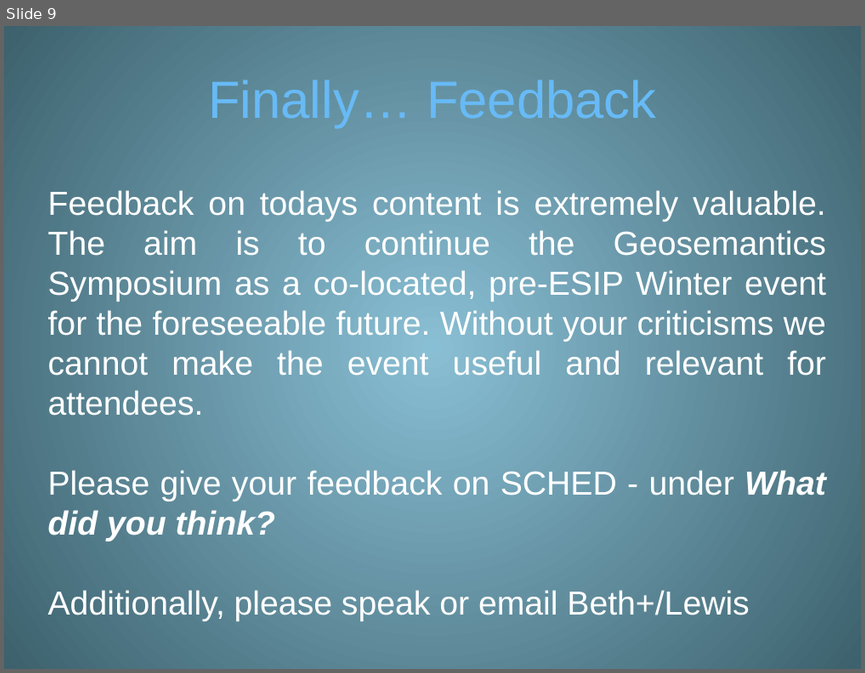
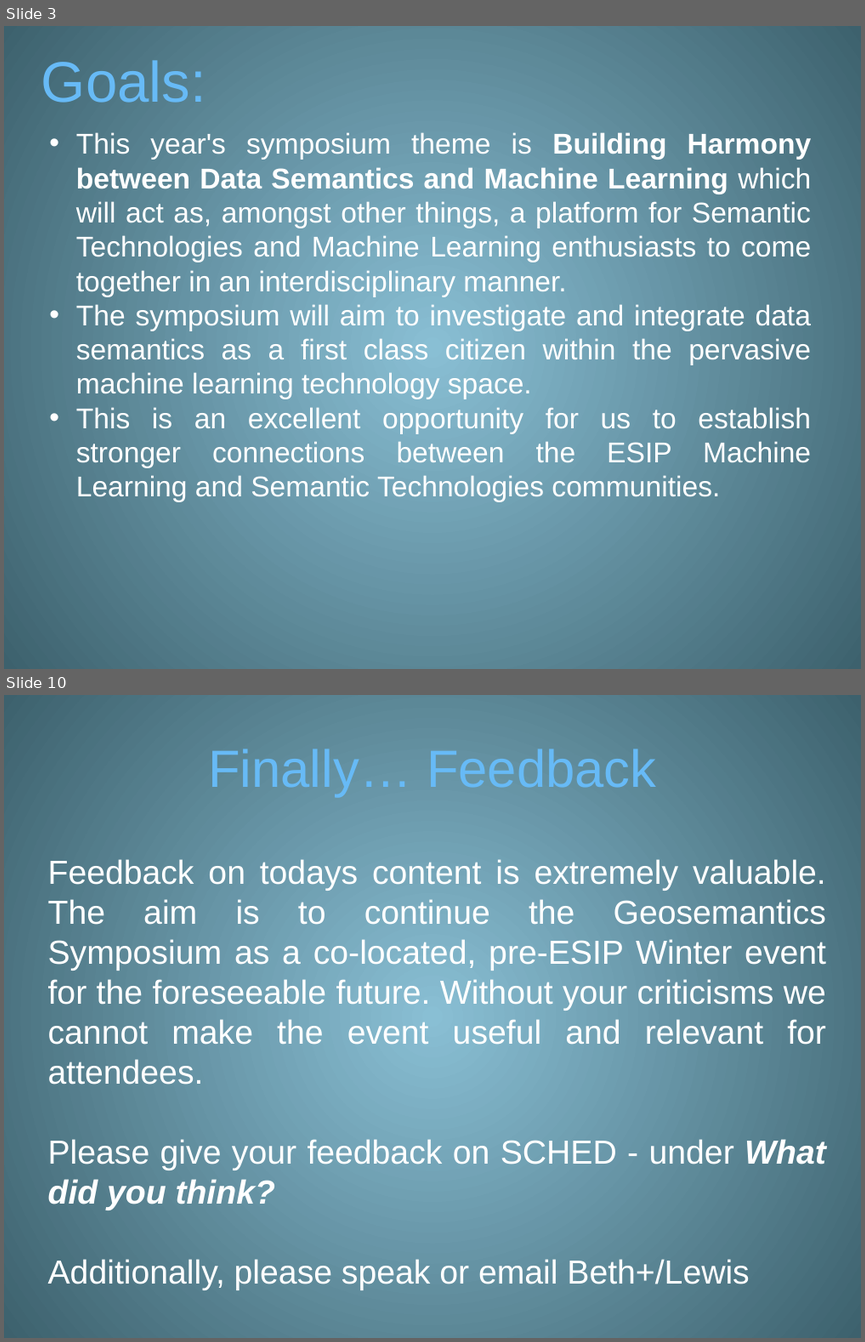
Before and after one commit to ESIPFed/stc, a slide deck: symposium/2019/talks/ppt/2019_geosemantics_symposium_intro.pptx. Shown one above the other, each under a label of ours: slide 9 before the commit, slides 3 and 10 after it; the slides between them are not shown. The pictures are 865x673 and 865x1342 pixels, drawn with LibreOffice and Linux fonts; fonts in the diff are those of the drawing. Boxes give left, top, right and bottom in pixels: in the first picture for what was removed or moved away, otherwise in the second. Text is boxed around its words. In the diff, an @@ line names an element or a change of style, - is before the commit and + after.

```diff
--- a/symposium/2019/talks/ppt/2019_geosemantics_symposium_intro.pptx
+++ b/symposium/2019/talks/ppt/2019_geosemantics_symposium_intro.pptx
@@ slide 3 added at (4, 26, 861, 669), background gradient #88C1D5 to #3D626E @@
@@ title added at (41, 60, 206, 102), 48 pt, text #67BAF6 @@
+Goals:
@@ text added at (76, 132, 812, 502), 24 pt, text #FFFFFF @@
+• This year's symposium theme is Building Harmony between Data Semantics and Machine Learning which will act as, amongst other things, a platform for Semantic Technologies and Machine Learning enthusiasts to come together in an interdisciplinary manner.
+• The symposium will aim to investigate and integrate data semantics as a first class citizen within the pervasive machine learning technology space.
+• This is an excellent opportunity for us to establish stronger connections between the ESIP Machine Learning and Semantic Technologies communities.
@@ what was slide 9 is now slide 10 @@
```
Also in this commit, not shown: 4 slides changed, 4 other slides added, 4 slides removed, 4 other files.
